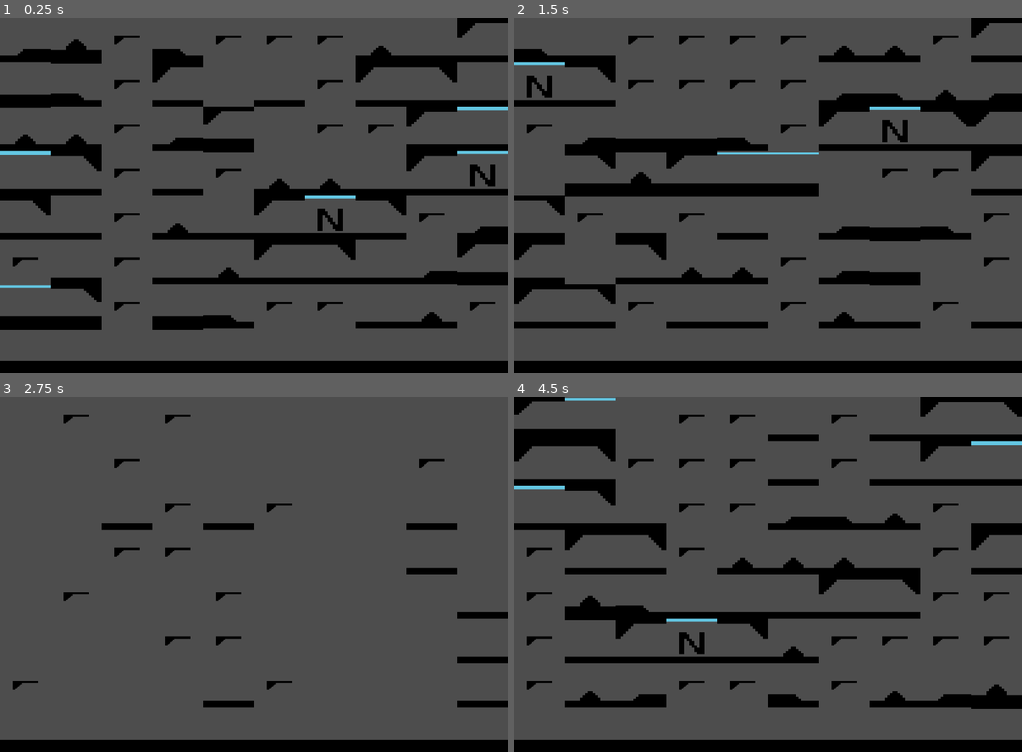
Above: before the commit, frames 1-4 (two rows, left to right).
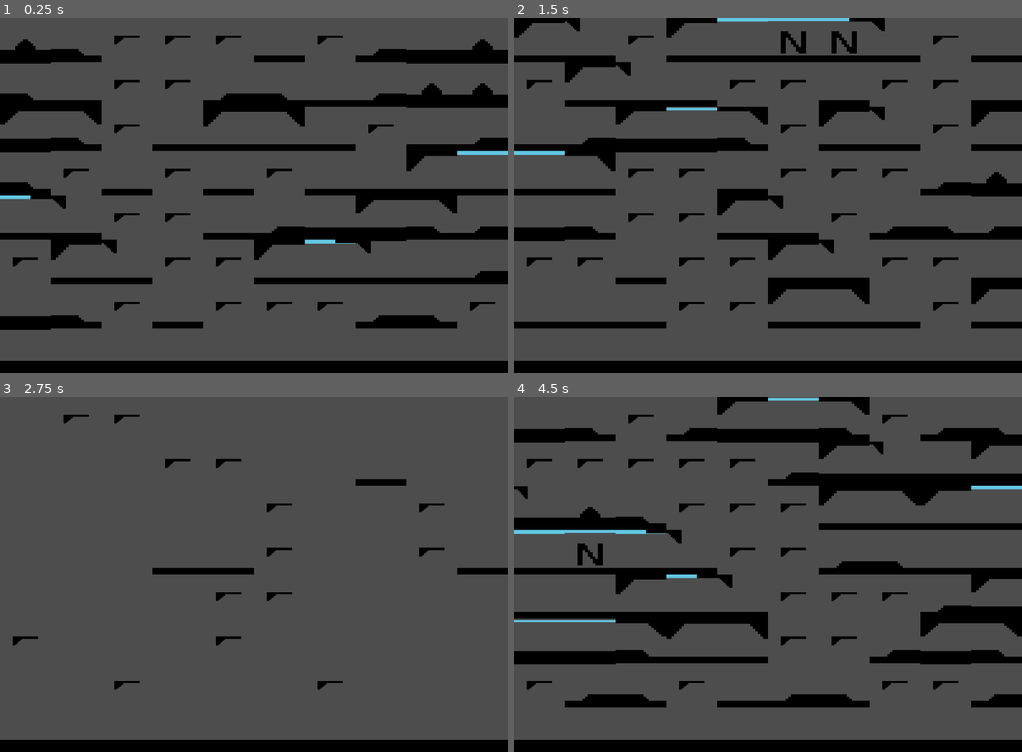
Above: after the commit, the same moments.

Repository: Deiuca/WaveFunctionCollapse
Game: Godot game, scene res://progetto.tscn
Two runs of this game, one before a commit and one after it. Both use one fixed random seed, a clock stepped at 60 frames per second and the inputs below.
Inputs:
- Up to frame 1 (0.25 s): no input
- Up to frame 2 (1.5 s): tap Enter at 0.5 s; hold R 0.53-1.28 s; tap R at 1.35 s
- Up to frame 3 (2.75 s): tap Space at 2 s; hold R from 2.03 s (still down)
- Up to frame 4 (4.5 s): release R at 2.78 s; tap R at 2.85, 4.35 s; tap Enter at 3.5 s; hold R 3.53-4.28 s

The runs differ from the first frame. In frame 1, 14% of the frame differs, in the area x 0-100%, y 0-88%; in frame 2, 17%; in frame 3, 3.5%; in frame 4, 20%.

Commit message:
Ora senza Celle vuote!

Diff:
--- a/Generatore_livello.gd
+++ b/Generatore_livello.gd
@@ -10,7 +10,7 @@
 
 @export var dim_txture : Vector2 = Vector2(20,20)
 
-var randomGenerator : RandomNumberGenerator = RandomNumberGenerator.new()
+var randomGenerator : PerlinRandom = Init.perlinRandom
 
 var celle = []
 
@@ -18,7 +18,7 @@
 func _ready():
 
 	#Determina il seed del Generatore di mondo
-	self.randomGenerator.set_seed(self.generator_seed)
+	self.randomGenerator.randomSeed = self.generator_seed
 
 	#DEBUG
 	print("Random Seed: " + str(generator_seed))
@@ -29,6 +29,8 @@
 	#Crea Prefab inversi
 	$Prefab_Utilizzati.add_child($Prefab_Utilizzati/Room_Entrace.ritorna_inverso_flip_h("_Dx"))
 	$Prefab_Utilizzati.add_child($Prefab_Utilizzati/Room_Alta_Entrace.ritorna_inverso_flip_h("_Dx"))
+	$Prefab_Utilizzati.add_child($Prefab_Utilizzati/Aria.ritorna_inverso_flip_h("_Alta").ritorna_inverso_flip_v())
+	$Prefab_Utilizzati/Aria.free()
 
 	#Aggiorno tipi_celle
 	self.tipi_celle = $Prefab_Utilizzati.get_children()
@@ -96,7 +98,7 @@
 
 # Called every frame. 'delta' is the elapsed time since the previous frame.
 var counter = 0
-var iterazioni = 2
+var iterazioni = 1
 func _process(delta):
 	if self.counter < self.iterazioni:
 		for c in self.celle:
@@ -109,8 +111,6 @@
 func seleziona_preFab(cella : Cella):
 	if not cella.fisso:
 		var compatibilita = cella.compatibilita()
-		if cella.name == "@Node2D@5":
-			pass
 		var compatibili = []
 		for pref in self.tipi_celle:
 			var eGiusto = true
@@ -140,7 +140,7 @@
 		probabilita_comulata.append(priorita_totale)
 
 	# Generiamo un numero casuale tra 0 e la somma totale delle priorità
-	var random_number = randf() * priorita_totale
+	var random_number = self.randomGenerator.randf() * priorita_totale
 
 	# Selezioniamo l'oggetto basato sul numero casuale
 	for i in range(probabilita_comulata.size()):
--- /dev/null
+++ b/PreFabbricati/pavimento_alto_compatibile_room_alta.tscn
@@ -0,0 +1,11 @@
+[gd_scene load_steps=3 format=3 uid="uid://cpfiucfjmeobd"]
+
+[ext_resource type="PackedScene" uid="uid://bsjkpkwjkjmo5" path="res://PreFabbricati/prefab_pavimento_alto.tscn" id="1_3am8k"]
+[ext_resource type="PackedScene" uid="uid://b4aelup3soqvm" path="res://Componenti/componente_edgeDx_soffitto.tscn" id="2_hlnxr"]
+
+[node name="Pavimento_Alto_Compatibile_Room_Alta" instance=ExtResource("1_3am8k")]
+bordi = ["O", "SA", "A", "M"]
+
+[node name="Componente2" parent="." index="1" instance=ExtResource("2_hlnxr")]
+position = Vector2(0, 3)
+scale = Vector2(0.548883, 0.718389)
--- /dev/null
+++ b/PreFabbricati/pavimento_compatibile_room.tscn
@@ -0,0 +1,11 @@
+[gd_scene load_steps=3 format=3 uid="uid://b0lf6xpy0y8ly"]
+
+[ext_resource type="PackedScene" uid="uid://dbvlm1lpwqqrm" path="res://PreFabbricati/prefab_pavimento.tscn" id="1_jsl25"]
+[ext_resource type="PackedScene" uid="uid://b4aelup3soqvm" path="res://Componenti/componente_edgeDx_soffitto.tscn" id="2_4w7r6"]
+
+[node name="Pavimento_Compatibile_Room" instance=ExtResource("1_jsl25")]
+bordi = ["O", "SP", "P", "M"]
+
+[node name="Componente2" parent="." index="1" instance=ExtResource("2_4w7r6")]
+position = Vector2(-1, 3)
+scale = Vector2(0.692961, 0.756828)
--- a/PreFabbricati/prefab_room_alta.tscn
+++ b/PreFabbricati/prefab_room_alta.tscn
@@ -5,8 +5,8 @@
 [ext_resource type="PackedScene" uid="uid://db3iuc4xuwq3p" path="res://Componenti/componente_soffitto.tscn" id="3_62c3u"]
 
 [node name="Room_Alta" node_paths=PackedStringArray("soffitto", "pavimento") instance=ExtResource("1_nmnmh")]
-soffitto = NodePath("Componente")
-pavimento = NodePath("Componente2")
+soffitto = NodePath("Componente2")
+pavimento = NodePath("Componente")
 
 [node name="Componente" parent="." index="0" instance=ExtResource("2_yns6h")]
 position = Vector2(10, 16)
--- /dev/null
+++ b/PreFabbricati/uscita_room_alta_to_pavimento.tscn
@@ -0,0 +1,14 @@
+[gd_scene load_steps=4 format=3 uid="uid://cdf2fexl37vhs"]
+
+[ext_resource type="PackedScene" uid="uid://chl77nbbcyyb4" path="res://prefab.tscn" id="1_berk6"]
+[ext_resource type="PackedScene" uid="uid://b4aelup3soqvm" path="res://Componenti/componente_edgeDx_soffitto.tscn" id="2_edetu"]
+[ext_resource type="PackedScene" uid="uid://bsws0nb44kdxr" path="res://Componenti/componente_HiToLo_pavimento.tscn" id="3_cjvl5"]
+
+[node name="Uscita_Room_Alta_To_povimento" instance=ExtResource("1_berk6")]
+bordi = ["", "SA", "P", "M"]
+
+[node name="Componente" parent="." index="0" instance=ExtResource("2_edetu")]
+position = Vector2(10, 4)
+
+[node name="HiToLo" parent="." index="1" instance=ExtResource("3_cjvl5")]
+position = Vector2(10, 17)
--- /dev/null
+++ b/Scripts/Init.gd
@@ -0,0 +1,3 @@
+extends Node
+
+var perlinRandom : PerlinRandom = PerlinRandom.new()
--- /dev/null
+++ b/Scripts/PerlinRandom.gd
@@ -0,0 +1,30 @@
+extends Node
+class_name PerlinRandom
+
+@export var randomSeed = RandomNumberGenerator.new().randi()
+
+func randi():
+	var valore = sin(2+randomSeed)+sin(PI*randomSeed)
+	valore *= sqrt(sqrt(abs(randomSeed)))
+	self.randomSeed +=1
+	return int(valore)
+
+func randf():
+	var valore = sin(2+randomSeed)+sin(PI*randomSeed)
+	valore *= sqrt(sqrt(abs(randomSeed)))
+	self.randomSeed +=1
+	return float(valore)
+
+func randi_range(b = 0, t = b+1):
+	var valore = randi()
+	if t == 0:
+		return 0
+	valore = (valore % t)+b
+	return int(valore)
+
+func randf_range(b = 0, t = b+1):
+	var valore = randi()
+	if t == 0:
+		return 0
+	valore = (valore % t)+b
+	return valore
--- a/Scripts/PreFab/PreFab.gd
+++ b/Scripts/PreFab/PreFab.gd
@@ -43,3 +43,12 @@
 	copia.bordi = [self.bordi[0],self.bordi[2],self.bordi[1],self.bordi[3]]
 	copia.name = copia.name + nameAdd
 	return copia
+
+func ritorna_inverso_flip_v(nameAdd = "_Flip") ->PreFab:
+	var copia = self.duplicate()
+	copia.flip_v = true
+	for c in copia.get_children():
+		c.flip_v = true
+	copia.bordi = [self.bordi[0],self.bordi[2],self.bordi[1],self.bordi[3]]
+	copia.name = copia.name + nameAdd
+	return copia
--- a/Scripts/PreFabBuilder.gd
+++ /dev/null
@@ -1 +0,0 @@
-extends Node
--- a/generatore_livello.tscn
+++ b/generatore_livello.tscn
@@ -13,6 +13,9 @@
 [ext_resource type="PackedScene" uid="uid://cf3rox15w5n6m" path="res://PreFabbricati/pavimento_alto_ostacolo.tscn" id="11_e18ia"]
 [ext_resource type="PackedScene" uid="uid://cyiw0y2r1xbqd" path="res://PreFabbricati/pavimento_ostacolo.tscn" id="12_xe1qp"]
 [ext_resource type="PackedScene" uid="uid://clhe8e8ffqk2" path="res://PreFabbricati/room_nemico.tscn" id="13_f6ta3"]
+[ext_resource type="PackedScene" uid="uid://cpfiucfjmeobd" path="res://PreFabbricati/pavimento_alto_compatibile_room_alta.tscn" id="14_57a6t"]
+[ext_resource type="PackedScene" uid="uid://b0lf6xpy0y8ly" path="res://PreFabbricati/pavimento_compatibile_room.tscn" id="15_xv50a"]
+[ext_resource type="PackedScene" uid="uid://cdf2fexl37vhs" path="res://PreFabbricati/uscita_room_alta_to_pavimento.tscn" id="16_2eccy"]
 
 [node name="Generatore Livello" type="Node2D"]
 script = ExtResource("1_mrvbu")
@@ -20,7 +23,12 @@
 [node name="Prefab_Utilizzati" type="Node2D" parent="."]
 visible = false
 
+[node name="Pavimento_Alto_Compatibile_Room_Alta" parent="Prefab_Utilizzati" instance=ExtResource("14_57a6t")]
+
+[node name="Pavimento_Compatibile_Room" parent="Prefab_Utilizzati" instance=ExtResource("15_xv50a")]
+
 [node name="Aria_pavimento" parent="Prefab_Utilizzati" instance=ExtResource("2_85f7g")]
+bordi = ["", "P", "P", "O"]
 
 [node name="HiToLo_pavimento" parent="Prefab_Utilizzati" instance=ExtResource("2_4ym07")]
 
@@ -47,4 +55,6 @@
 [node name="Room_Nemico" parent="Prefab_Utilizzati" instance=ExtResource("13_f6ta3")]
 
 [node name="Aria" parent="Prefab_Utilizzati" instance=ExtResource("2_85f7g")]
-bordi = ["O", "A", "A", "O"]
+bordi = ["", "A", "A", "O"]
+
+[node name="Uscita_Room_Alta_To_povimento" parent="Prefab_Utilizzati" instance=ExtResource("16_2eccy")]
--- a/project.godot
+++ b/project.godot
@@ -15,6 +15,10 @@
 config/features=PackedStringArray("4.2", "Forward Plus")
 config/icon="res://icon.svg"
 
+[autoload]
+
+Init="*res://Scripts/Init.gd"
+
 [display]
 
 window/size/viewport_width=1000
Not shown: 1 places in generatore_livello.tscn that only renumber resources
